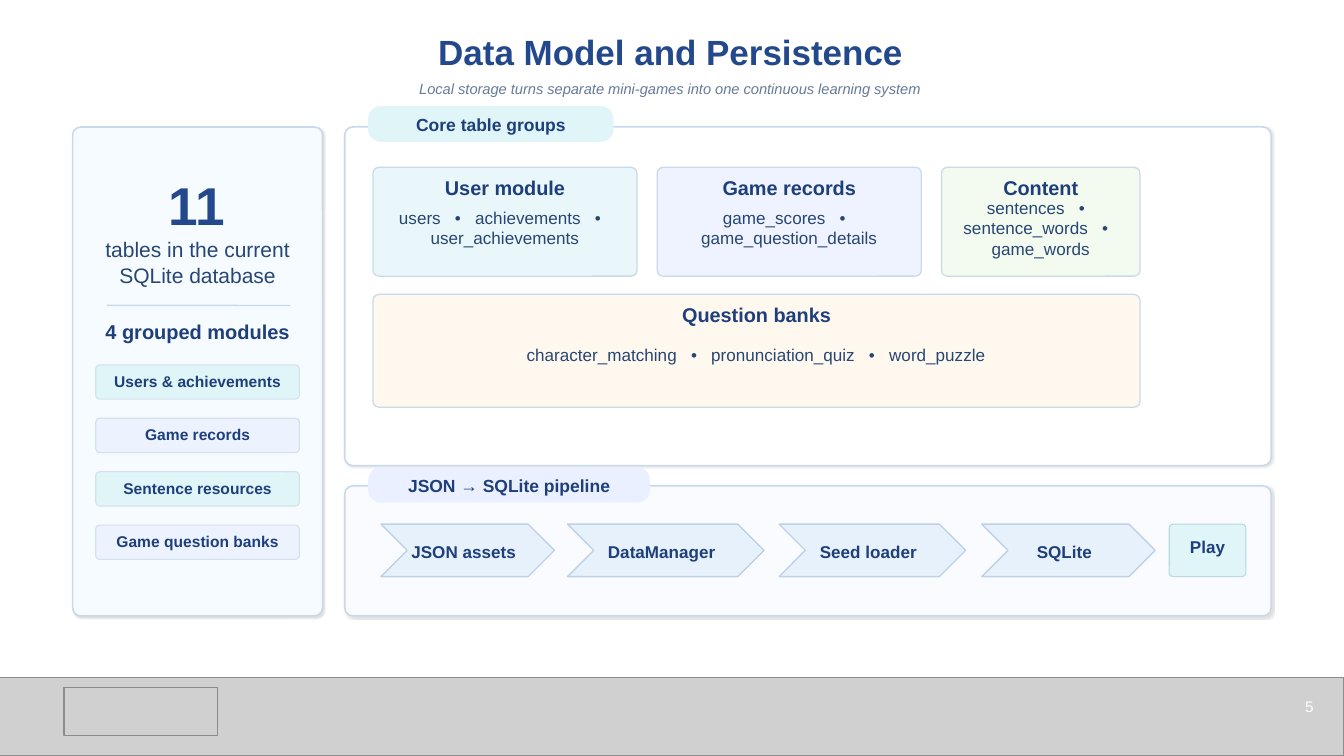
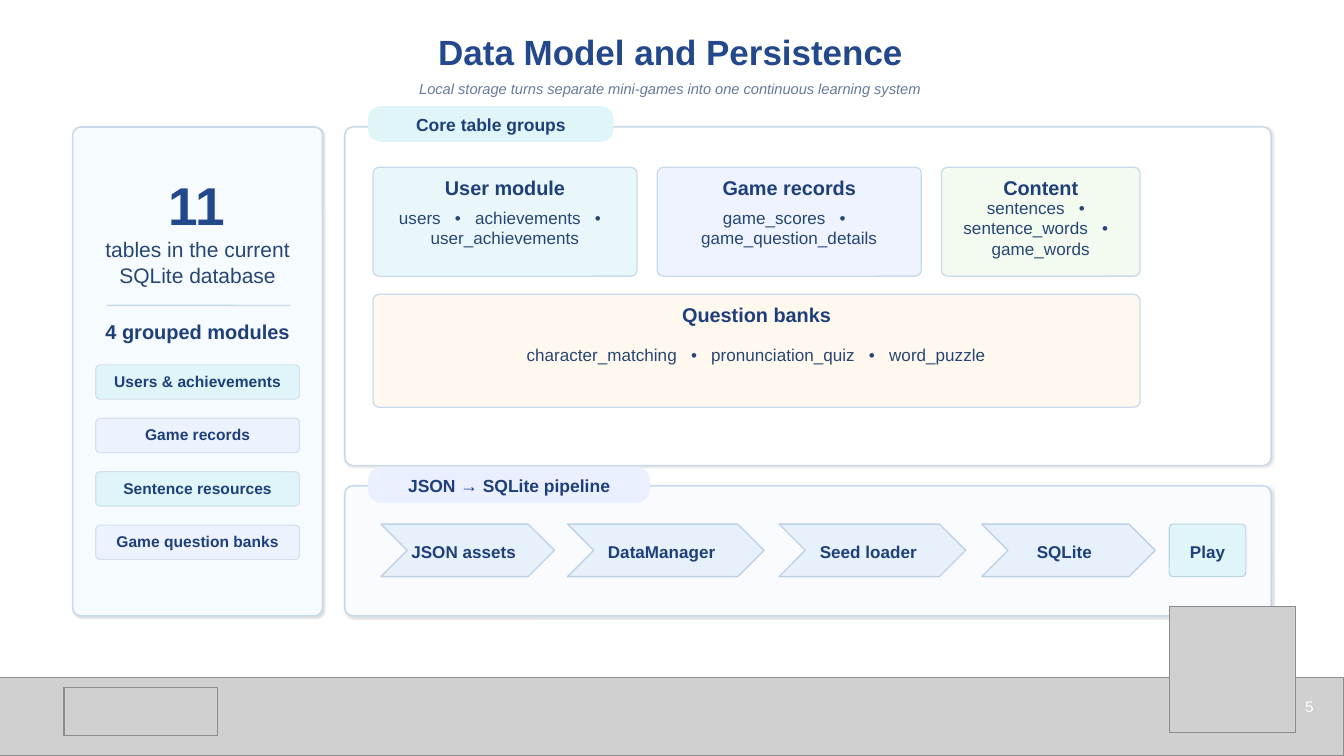
Before and after one commit to liuweilianghhh/Chinese_game, a slide deck: slide 5 of CatLingo_Defense_Template_Style.pptx. Drawn at 1344x756 pixels with LibreOffice and Linux fonts; fonts in the diff are those of the drawing; grey boxes stand for pictures. Boxes give left, top, right and bottom in pixels: in the first picture for what was removed or moved away, otherwise in the second. Text is boxed around its words. In the diff, an @@ line names an element or a change of style, - is before the commit and + after.

```diff
--- a/CatLingo_Defense_Template_Style.pptx
+++ b/CatLingo_Defense_Template_Style.pptx
@@ text "Play": place and size @@
-text "Play" at [1190,540,1225,557]
+text "Play" at [1190,545,1225,562]
@@ picture added at [1170,607,1296,733] @@
```
Also in this commit, not shown: 8 other slides changed, 2 slides added, 1 other file.
